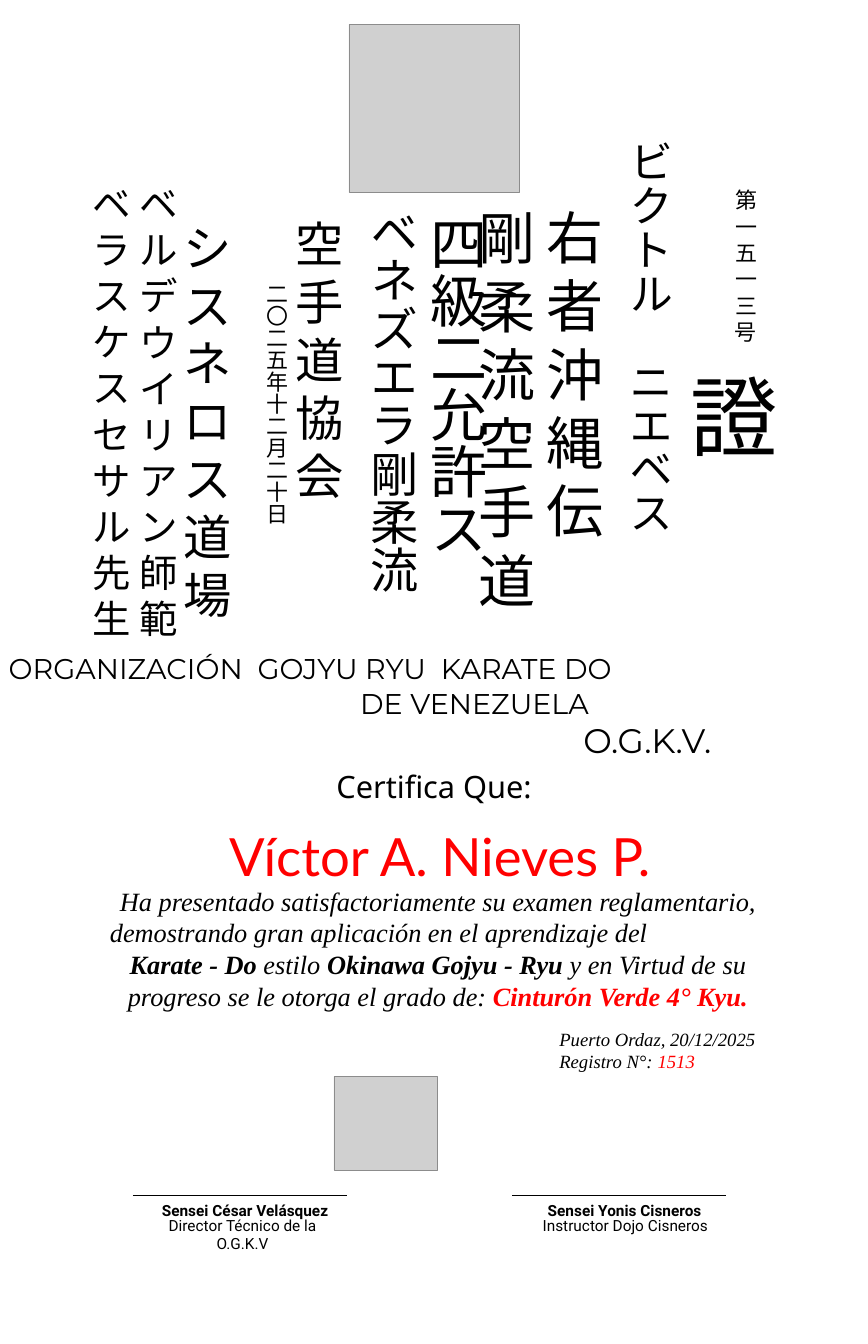
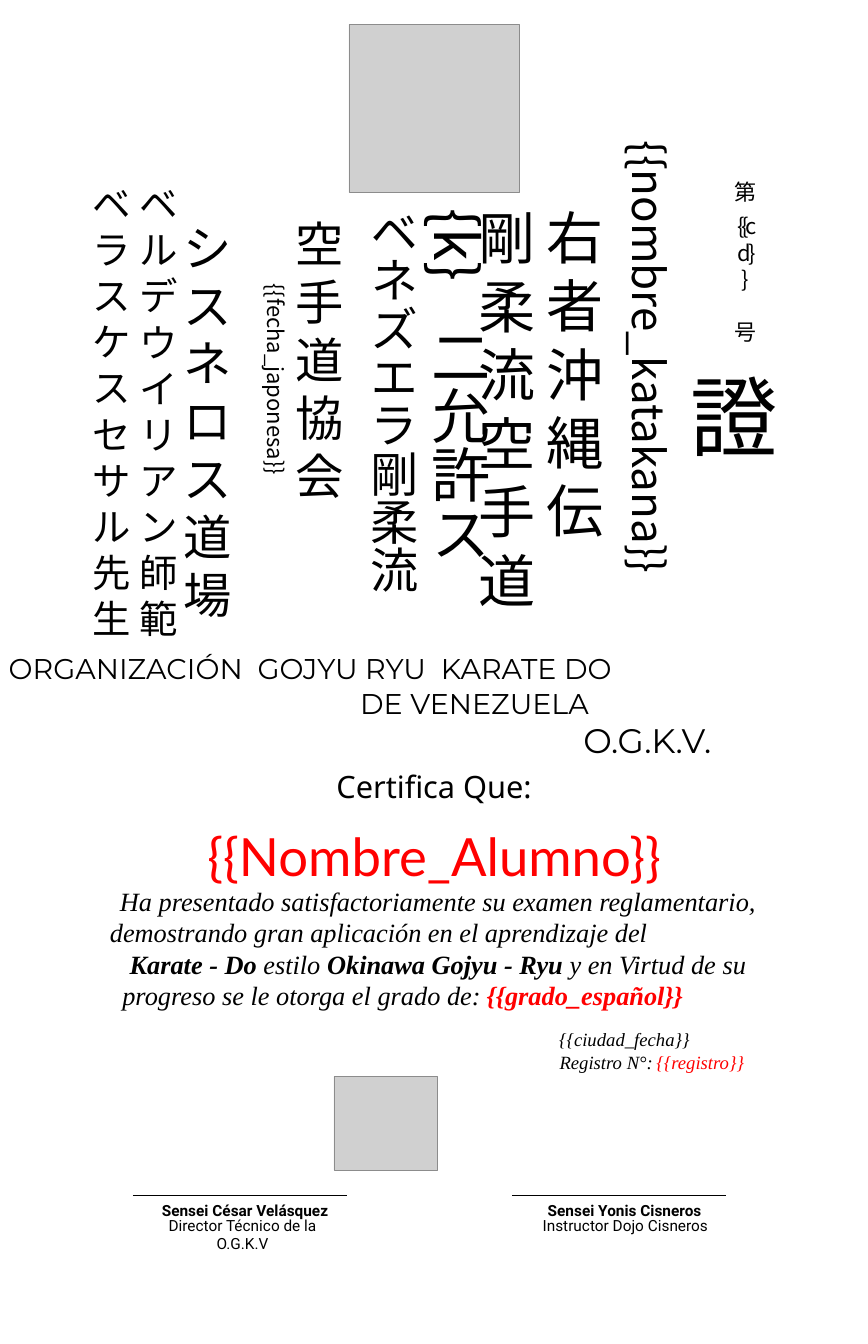
Before and after one commit to cdvfgit/ZenCert, a slide deck: slide 1 of plantillas/ogkv/ogkv_kyu_cisneros.pptx. Drawn at 868x1344 pixels with LibreOffice and Linux fonts; fonts in the diff are those of the drawing; grey boxes stand for pictures; background and template pictures are left out. Boxes give left, top, right and bottom in pixels: in the first picture for what was removed or moved away, otherwise in the second. Text is boxed around its words. In the diff, an @@ line names an element or a change of style, - is before the commit and + after.

```diff
--- a/plantillas/ogkv/ogkv_kyu_cisneros.pptx
+++ b/plantillas/ogkv/ogkv_kyu_cisneros.pptx
@@ text at (619,183,683,558): text changed @@
-ビクトル ニエベス
+{{nombre_katakana}}
@@ text added at (726,209,763,333), 20 pt, text #000000 @@
+{{cd}}
@@ text removed at (734,189,758,342) @@
-第一五一三号
@@ text added at (734,181,756,202), 20 pt, text #000000 @@
+第
@@ text added at (418,216,504,279), 54 pt, text #000000 @@
+{k}
@@ text at (261,302,293,469): text changed @@
-二〇二五年十二月二十日
+{{fecha_japonesa}}
@@ text at (431,324,490,566): text changed; size 52 to 54 pt @@
-四級二允許ス
+二允許ス
@@ text added at (207,835,661,884), 48 pt, text #FF0000 @@
+{{Nombre_Alumno}}
@@ text removed at (229,837,651,877) @@
-Víctor A. Nieves P.
@@ text at (110,892,755,980): text changed @@
-Ha presentado satisfactoriamente su examen reglamentario, demostrando gran aplicación en el aprendizaje del Karate - Do estilo Okinawa Gojyu - Ryu y en Virtud de su progreso se le otorga el grado de: Cinturón Verde 4° Kyu.
+Ha presentado satisfactoriamente su examen reglamentario, demostrando gran aplicación en el aprendizaje del Karate - Do estilo Okinawa Gojyu - Ryu y en Virtud de su
@@ text added at (122,986,481,1011), 24 pt, text #000000, italic @@
+progreso se le otorga el grado de:
@@ text added at (487,986,683,1011), 24 pt, text #FF0000, bold, italic @@
+{{grado_español}}
@@ text added at (559,1033,689,1050), 17 pt, text #000000, italic @@
+{{ciudad_fecha}}
@@ text at (560,1056,653,1073): text changed @@
-Puerto Ordaz, 20/12/2025
-Registro N°: 1513
+Registro N°:
@@ text added at (656,1056,744,1073), 17 pt, text #FF0000, italic @@
+{{registro}}
```
Also in this commit, not shown: 6 other files.
